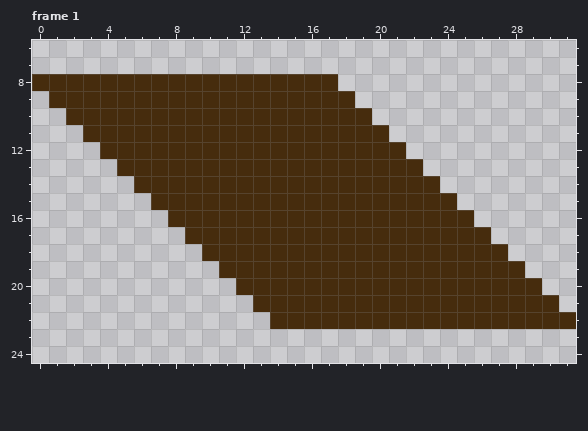
Pixel-art file -- Assets/Sprites/UI/MainMenuBtn.aseprite. That is the earlier state.
32x32 pixels, 2 frames. Shown: frame 1: x 0..31, y 6..24.
After:
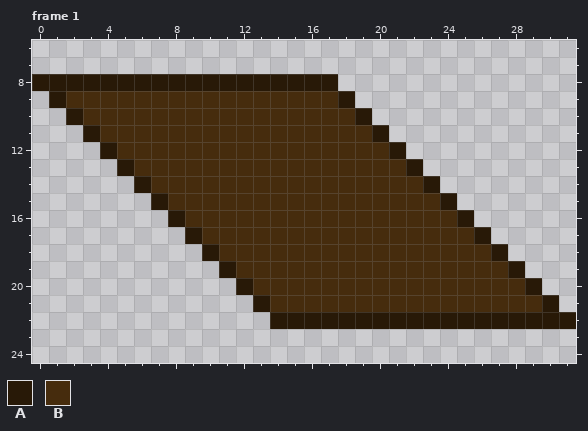
Palette (. is transparent): A #281907  B #462c0d
Changes in this commit:
Frame 1:
The author changed colour B to colour A in row 8 at x 0 to 17; in row 9 at x 1 and 18; in row 10 at x 2 and 19; in row 11 at x 3 and 20; in row 12 at x 4 and 21; in row 13 at x 5 and 22.
The author changed colour B to colour A in row 14 at x 6 and 23; in row 15 at x 7 and 24; in row 16 at x 8 and 25; in row 17 at x 9 and 26; in row 18 at x 10 and 27; in row 19 at x 11 and 28.
The author changed colour B to colour A in row 20 at x 12 and 29; in row 21 at x 13 and 30; in row 22 at x 14 to 31.
